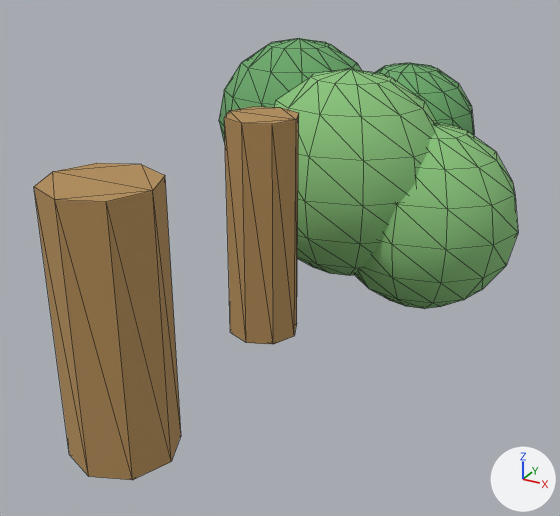
One commit to the glTF model assets/procedural/pretty/tree.glb: the scene before it, then after it.
Both versions are drawn from a 50 mm camera at (5.6, -11.04, 6.93) aimed at (-0.2, -0.48, 1.66). Arrows for +X, +Y and +Z are at lower right; the lights stay in place. The older version comes first. Mesh edges are drawn as thin lines. Vertices at exactly the same position are counted once.

Objects in the first picture: 'tree_root'.
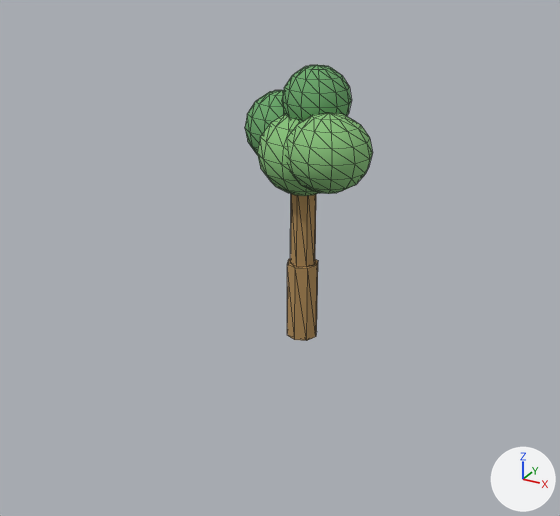
The change, as a diff of the scene's bpy script:
```diff
--- a/assets/procedural/pretty/tree.glb.py
+++ b/assets/procedural/pretty/tree.glb.py
@@ me_tree_mesh @@
 # used by ob_tree_root; location = (0.0, 0.0, 0.0)
-me_tree_mesh.from_pydata(...)  # 376 vertices, 728 faces; spans x -3.11..3.11, y -5.51..5.51, z 0.0..4.8
+me_tree_mesh.from_pydata(...)  # 376 vertices, 728 faces; spans x -1.24..1.24, y -0.95..0.95, z 0.0..4.8
+# me_tree_mesh part 1: the loose piece of 16 vertices spanning x -0.8..0.62, y -5.51..-4.09, z 0.71..4.27 is scaled about its middle by 0.397, then moved by (0.05, 4.84, -1.78)
+# me_tree_mesh part 2: the loose piece of 16 vertices spanning x -0.66..0.48, y -1.81..-0.68, z 0.71..4.27 is scaled about its middle by 0.397, then moved by (0.05, 1.28, -0.37)
+# me_tree_mesh part 3: the loose piece of 86 vertices spanning x -2.04..1.87, y 0.18..3.73, z 0.53..4.44 is scaled about its middle by (0.397, 0.437, 0.361), then moved by (0.05, -1.92, 0.9)
+# me_tree_mesh part 4: the loose piece of 86 vertices spanning x -0.44..3.11, y 0.71..3.91, z 0.0..3.56 is scaled about its middle by (0.397, 0.441, 0.357), then moved by (-0.8, -2.56, 1.75)
+# me_tree_mesh part 5: the loose piece of 86 vertices spanning x -3.11..0.09, y 1.07..4.27, z 1.6..4.8 is scaled about its middle by 0.397, then moved by (0.91, -2.35, 0.47)
+# me_tree_mesh part 6: the loose piece of 86 vertices spanning x -1.16..1.69, y 2.67..5.51, z 1.42..4.27 is scaled about its middle by 0.397, then moved by (-0.16, -3.91, 1.39)
 me_tree_mesh.materials.append(mat_tree_bark)
```

Pixel boxes (x1, y1, x2, y2) of what changed, in the pictures (560 x 516 px; the box of a moved part takes in the faces that stretch with it):
'tree_root', reshaped (73% narrower, 37% shorter)
    before: (34, 38, 518, 480)
    after: (245, 65, 373, 341)
part 1 of me_tree_mesh, moved or reshaped
    before: (34, 163, 181, 480)
    after: (287, 259, 318, 341)
part 2 of me_tree_mesh, moved or reshaped
    before: (224, 107, 299, 344)
    after: (290, 194, 316, 267)
part 3 of me_tree_mesh, moved or reshaped
    before: (274, 69, 437, 276)
    after: (257, 114, 318, 196)
part 4 of me_tree_mesh, moved or reshaped
    before: (355, 123, 518, 309)
    after: (286, 113, 373, 194)
part 5 of me_tree_mesh, moved or reshaped
    before: (219, 38, 361, 144)
    after: (245, 90, 285, 154)
part 6 of me_tree_mesh, moved or reshaped
    before: (374, 63, 474, 135)
    after: (282, 65, 352, 122)
